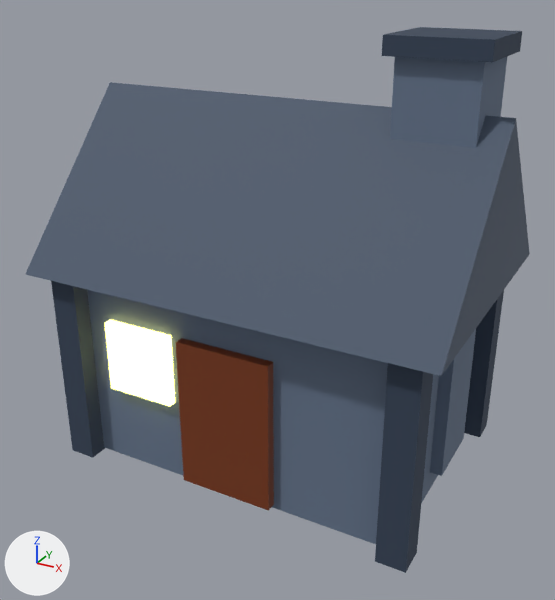
The glTF model modelos/entorno/casa_nungu.glb, before and after one commit.
Before and after are seen from a 50 mm lens placed at (4.18, -7.82, 6.0), pointed at (0.01, -0.24, 2.21). The lights are fixed; the arrows at lower left show +X, +Y and +Z. The picture after the commit comes second. Where no turn or scale is listed for an object, it has been applied to the vertices. Vertices at exactly the same position are counted once.
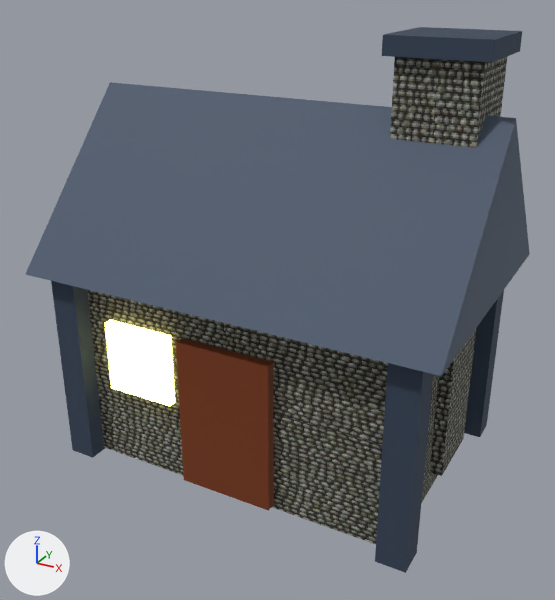
The change in detail:
Picture 'forja_mamposteria_tile' (img_forja_mamposteria_tile) is new.
Material 'Mat_Nungu_Piedra' (mat_mat_nungu_piedra) is new.
Its texture is img_forja_mamposteria_tile.
Its roughness is 0.9.
me_cube has 8 vertices, 12 faces and spans x -2.1..2.1, y -1.4..1.4, z -1.3..1.3.
me_cube is used by ob_cube; location (0.0, 0.0, 1.4).
me_cube no longer uses material mat_mat_piedra_plaza (blue #64748b).
me_cube part 1: texture (UV) coordinates of 12 of 12 faces, centred in x -2.1..2.1, y -1.4..1.4, z -1.3..1.3, changed; they spanned u 0.12..0.88, v 0.0..1.0 and now span u -0.9..0.9, v -0.7..0.7.
me_cube gains material mat_mat_nungu_piedra (picture img_forja_mamposteria_tile).
me_cube_006 has 8 vertices, 12 faces and spans x -0.45..0.45, y -0.45..0.45, z -2.4..2.4.
me_cube_006 no longer uses material mat_mat_piedra_plaza (blue #64748b).
me_cube_006 gains material mat_mat_nungu_piedra (picture img_forja_mamposteria_tile).

Changed parts and their boxes (x1, y1, x2, y2) in the pictures (555 x 600 px):
'Cube', recoloured, surface changed (blue to grey)
    both: (87, 290, 439, 544)
'Cube.006', recoloured
    both: (390, 57, 507, 476)
